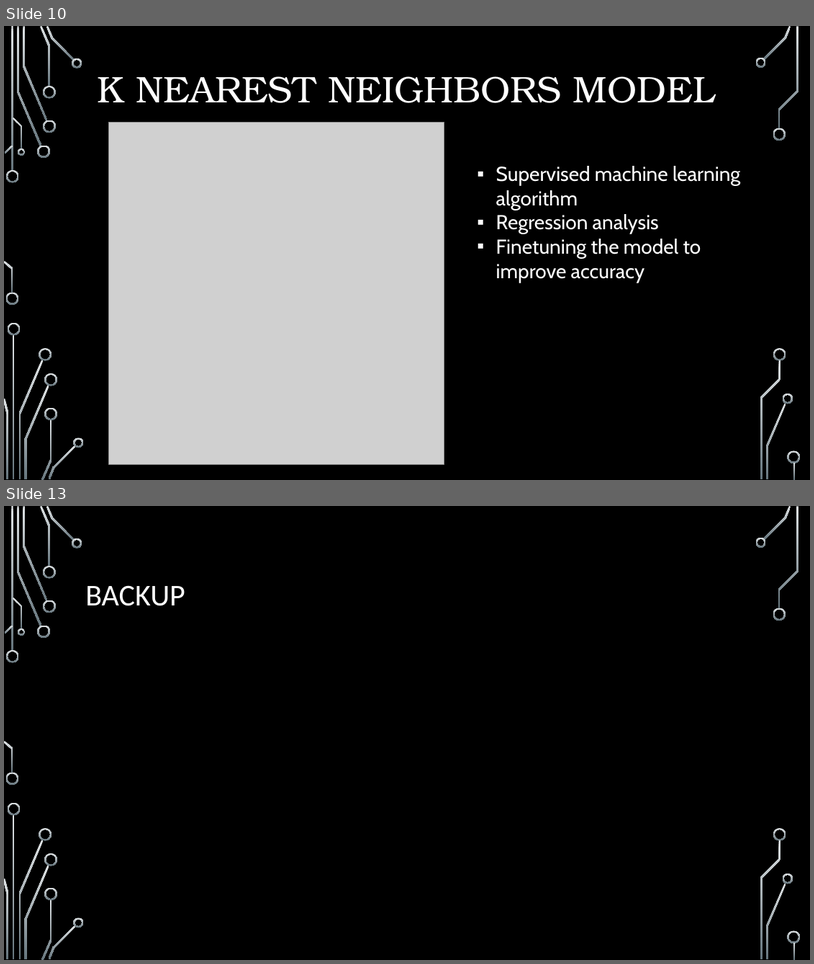
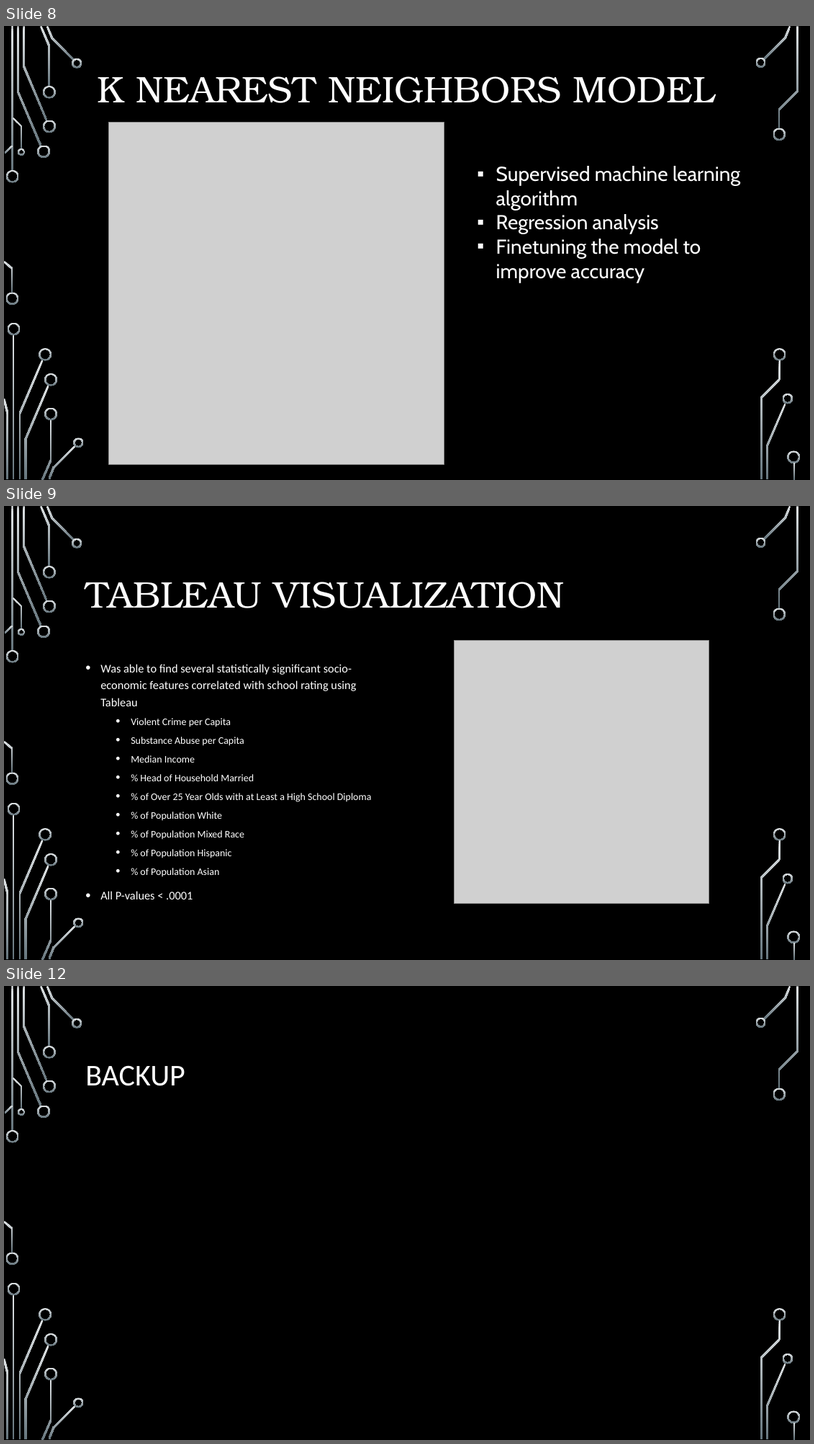
Before and after one commit to pkorat/ML-School-Rating-Prediction-Model, a slide deck: Final_Presentation_Project4.pptx. Shown one above the other, each under a label of ours: slides 10 and 13 before the commit, slides 8, 9 and 12 after it; the slides between them are not shown. The pictures are 814x964 and 814x1444 pixels, drawn with LibreOffice and Linux fonts; fonts in the diff are those of the drawing; grey boxes stand for pictures; background and template pictures are left out. Boxes give left, top, right and bottom in pixels: in the first picture for what was removed or moved away, otherwise in the second. Text is boxed around its words. In the diff, an @@ line names an element or a change of style, - is before the commit and + after.

```diff
--- a/Final_Presentation_Project4.pptx
+++ b/Final_Presentation_Project4.pptx
@@ slide 9 added at (4,506,810,960), background picture (left out); not listed: 36 template elements that a slide beside it also shows @@
@@ title added at (85,582,565,608), 44 pt, text #FFFFFF @@
+TABLEAU VISUALIZATION
@@ picture added at (455,641,710,903) @@
@@ text added at (100,664,372,877), 12 pt, text #FFFFFF @@
+• Was able to find several statistically significant socio-economic features correlated with school rating using Tableau
+  • Violent Crime per Capita
+  • Substance Abuse per Capita
+  • Median Income
+  • % Head of Household Married
+  • % of Over 25 Year Olds with at Least a High School Diploma
+  • % of Population White
+  • % of Population Mixed Race
+  • % of Population Hispanic
+  • % of Population Asian
+• All P-values < .0001
@@ what was slide 10 is now slide 8 @@
@@ what was slide 13 is now slide 12 @@
```
Also in this commit, not shown: 5 slides changed, 2 other slides added, 4 slides removed, 1 other file.
